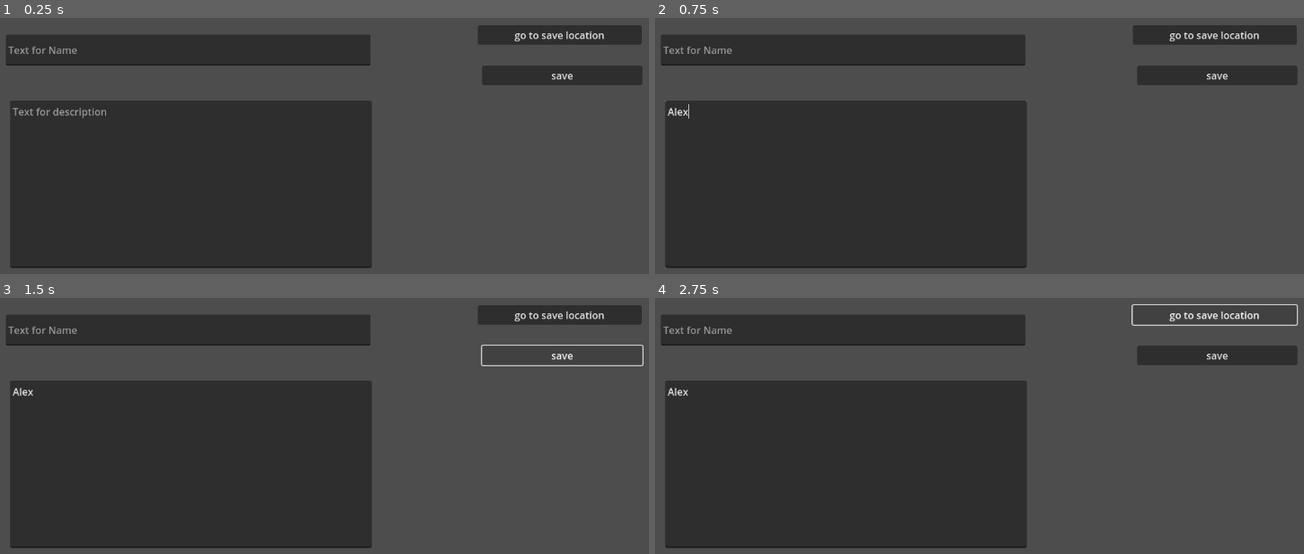
Above: before the commit, frames 1-4 (two rows, left to right).
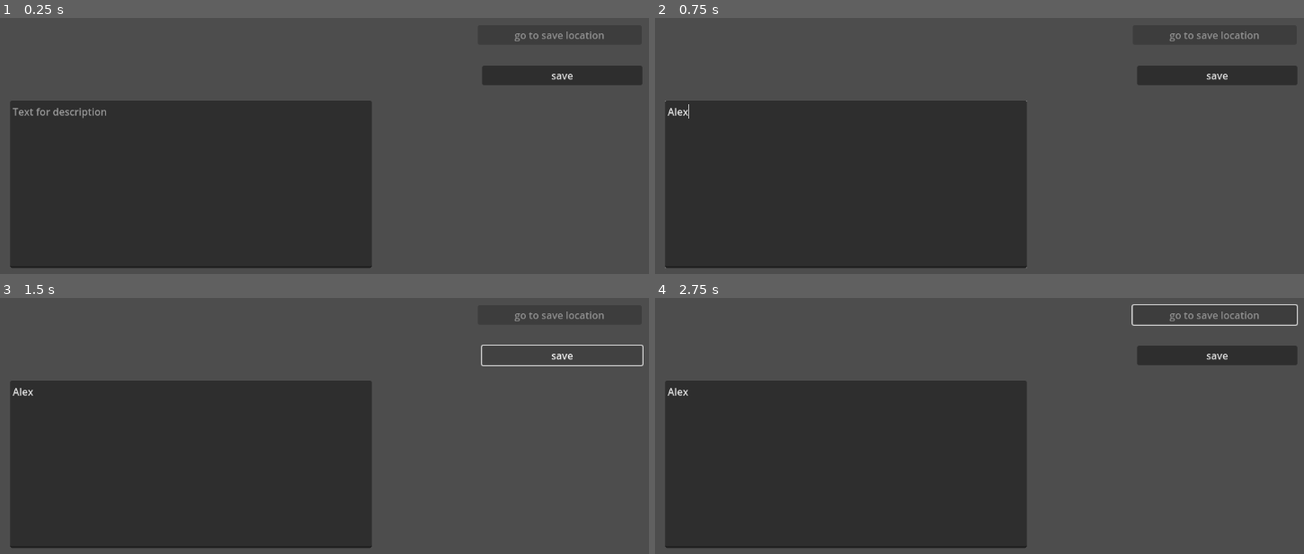
Above: after the commit, the same moments.

Repository: pandapanda135/todo_list
Game: Godot game, scene res://save_json_test.tscn
The game is run twice, just before and just after one commit, with the same random seed, the same clock (stepped at 60 frames per second) and the same inputs. The project has no main scene, so this scene is started directly.
Inputs (mouse positions are in pixels of both pictures, inside the frame that each line leads up to):
- Up to frame 1 (0.25 s): no input
- Up to frame 2 (0.75 s): click (843, 184) at 0.52 s; type "Alex" at 0.6 s
- Up to frame 3 (1.5 s): click "save" at 1.25 s
- Up to frame 4 (2.75 s): click (1213, 315) at 2 s, where only the run before the commit has a clickable "go to save location"

The runs differ from the first frame. In frame 1, 6.8% of the frame differs, in the area x 0-94%, y 5-19%; in frame 2, 6.8%; in frame 3, 6.8%; in frame 4, 6.8%.

Commit message:
save system works correctly on title node

Diff:
--- a/save_json_test.tscn
+++ b/save_json_test.tscn
@@ -1,7 +1,7 @@
 [gd_scene load_steps=4 format=3 uid="uid://ck58ceim2dhbu"]
 
-[ext_resource type="Script" path="res://save_title.gd" id="1_dorev"]
 [ext_resource type="Script" path="res://scripts/save_system.gd" id="1_ucxae"]
+[ext_resource type="PackedScene" uid="uid://dq7jxi5126bxr" path="res://name_enter.tscn" id="2_1krdl"]
 [ext_resource type="Script" path="res://save_location.gd" id="3_4oxfu"]
 
 [node name="Control" type="Control"]
@@ -20,14 +20,12 @@
 title_node = NodePath("LineEdit")
 description_node = NodePath("TextEdit")
 
-[node name="LineEdit" type="LineEdit" parent="Control" groups=["persist"]]
+[node name="LineEdit" parent="Control" instance=ExtResource("2_1krdl")]
 layout_mode = 0
-offset_left = 18.0
-offset_top = 34.0
-offset_right = 603.0
-offset_bottom = 84.0
-placeholder_text = "Text for Name"
-script = ExtResource("1_dorev")
+offset_left = 32.0
+offset_top = 46.0
+offset_right = 617.0
+offset_bottom = 96.0
 
 [node name="TextEdit" type="TextEdit" parent="Control" groups=["persist"]]
 layout_mode = 0
@@ -54,4 +52,4 @@
 offset_bottom = 115.0
 text = "save"
 
-[connection signal="pressed" from="Button2" to="Control" method="save_game"]
+[connection signal="pressed" from="Button2" to="Control" method="save_note"]
--- a/save_location.gd
+++ b/save_location.gd
@@ -1,9 +1,10 @@
 extends Button
 
-#func _ready() -> void:
-	# Don't allow loading files that don't exist yet.
+func _ready() -> void:
+	self.pressed.connect(_on_pressed)
+	#Don't allow loading files that don't exist yet.
 	#($SaveLoad/LoadConfigFile as Button).disabled = not FileAccess.file_exists("user://save_config_file.ini")
-	#($"." as Button).disabled = not FileAccess.file_exists("user://savegame.save")
+	($"." as Button).disabled = not FileAccess.file_exists("user://note_0.json")
 
 
 func _on_pressed() -> void:
--- a/save_title.gd
+++ b/save_title.gd
@@ -1,21 +1,17 @@
 extends LineEdit
 
+var saved_text:String= ""
 
 # Called when the node enters the scene tree for the first time.
 func _ready() -> void:
 	self.text_submitted.connect(_text_submitted)
 
-
-# Called every frame. 'delta' is the elapsed time since the previous frame.
-func _process(delta: float) -> void:
-	pass
-
 func _text_submitted(submitted_text) -> void:
-	save(submitted_text)
-	#SaveSystem.save_game()
+	saved_text = submitted_text
+	save()
 	print(submitted_text)
 
-func save(text_save) -> String:
-	var save_String:String = text_save
+func save() -> String:
+	var save_String:String = saved_text
 	print(save_String)
 	return save_String
--- a/scripts/save_system.gd
+++ b/scripts/save_system.gd
@@ -8,8 +8,7 @@
 
 var save_amount:int = 0
 var save_amount_string:String = str(save_amount)
-var save_path_no_int:String = "user://note_%s.json"
-var save_path:String = save_path_no_int % save_amount_string
+var save_path:String = "user://note_%s.json" % save_amount_string
 
 # func _ready() -> void:
 # 	if FileAccess.file_exists(save_path):
@@ -18,7 +17,7 @@
 # 		pass
 # 	print(save_path)
 
-func save_game() -> void:
+func save_note() -> void:
 	var save_file := FileAccess.open(save_path, FileAccess.WRITE)
 	var save_nodes := get_tree().get_nodes_in_group("persist")
 	for node:Node in save_nodes:
@@ -32,8 +31,8 @@
 			print("persistent node '%s' is missing a save() function, skipped" % node.name)
 			continue
 
-		# Call the node's save function.
-		var node_data:Node = node.call("save")
+		# Call the node's save function. This is a string as with the scope of the project we should only store text
+		var node_data:String = node.call("save")
 
 		# JSON provides a static method to serialized JSON string.
 		var json_string:String = JSON.stringify(node_data)
@@ -41,28 +40,8 @@
 		# Store the save dictionary as a new line in the save file.
 		save_file.store_line(json_string)
 
-func load_game() -> void:
+func load_note() -> void:
 	var file := FileAccess.open(save_path, FileAccess.READ)
 	var json := JSON.new()
-	var json_2 := JSON.new()
-	var json_3 := JSON.new()
 	json.parse(file.get_line())
-	json_2.parse(file.get_line())
-	json_3.parse(file.get_line())
-	#var save_dict := json.get_data() as Dictionary
-	#var save_array := json_2.get_data() as Array
-	var save_String := json_2.get_data() as String
-
-	# str_to_var can be used to convert a String to the corresponding Variant.
-	# Currency.money = (save_dict.Currency)
-	# Currency.click_amount = (save_dict.click_amount)
-	# Currency.shop_1 = (save_dict.shop_1_amount)
-	# Currency.shop_2 = (save_dict.shop_2_amount)
-	# Currency.shop_3 = (save_dict.shop_3_amount)
-	# Currency.total_shops = (save_dict.total_shops)
-	# Currency.total_upgrades = (save_dict.total_upgrades)
-
-	# shop_manager.price_array[0] = save_array[0]
-	# shop_manager.price_array[1] = save_array[1]
-	# shop_manager.price_array[2] = save_array[2]
-#maybe use a function in shop_controller to update labels
+	var save_String := json.get_data() as String
